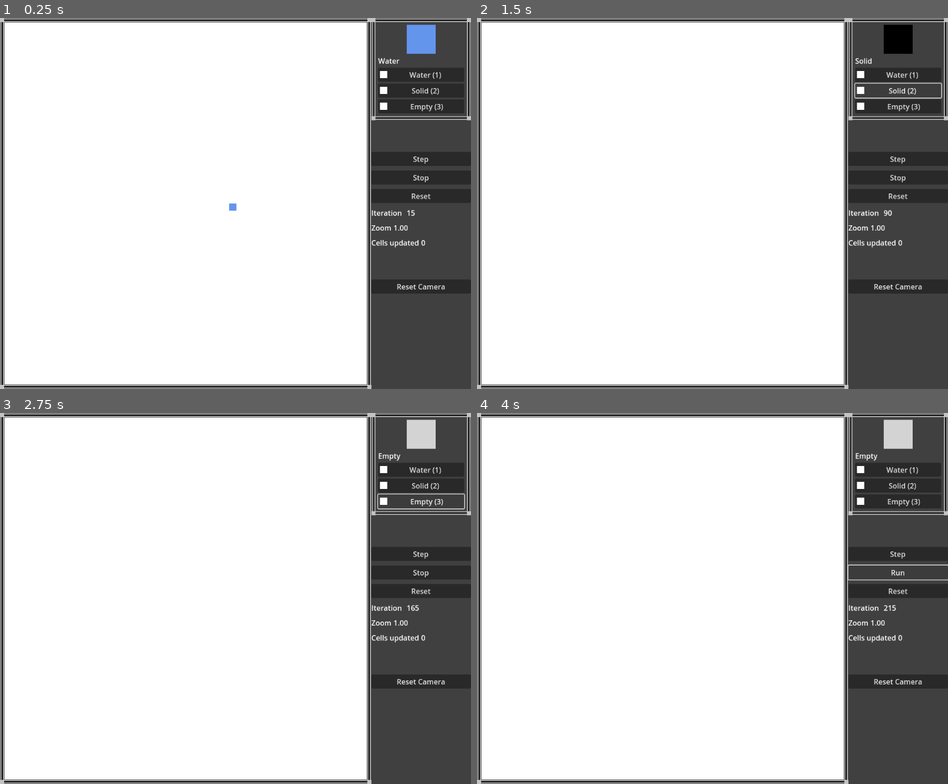
Above: before the commit, frames 1-4 (two rows, left to right).
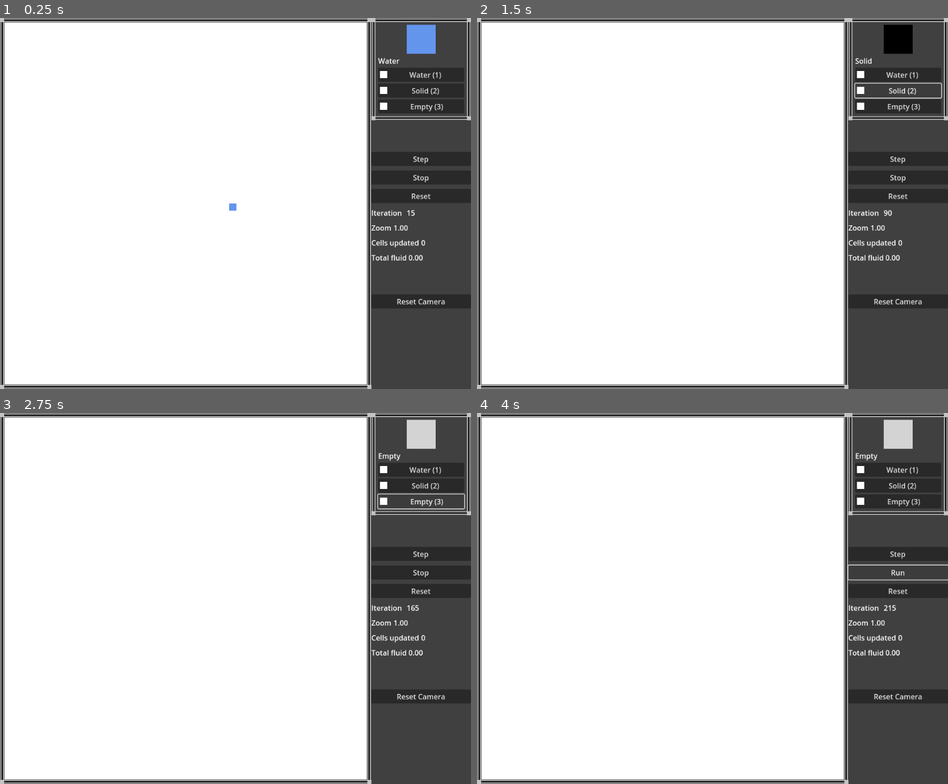
Above: after the commit, the same moments.

Repository: lycilph/GodotCreeper
Game: Godot game, scene res://FluidSimulation/fluid_simulation_node.tscn
Two runs of this game, one before a commit and one after it. Both use one fixed random seed, a clock stepped at 60 frames per second and the inputs below.
Inputs:
- Up to frame 1 (0.25 s): no input
- Up to frame 2 (1.5 s): click "Water (1)" at 0.5 s; click "Solid (2)" at 1.25 s
- Up to frame 3 (2.75 s): click "Empty (3)" at 2 s
- Up to frame 4 (4 s): click "Step" at 2.75 s; click "Stop" at 3.5 s

The runs differ from the first frame. In frame 1, 0.2% of the frame differs, in the area x 78-95%, y 63-78%; in frame 2, 0.2%; in frame 3, 0.2%; in frame 4, 0.2%.

Commit message:
2D Creeper fluid simulation done

Diff:
--- a/TestProject/FluidSimulation/Cell.gd
+++ b/TestProject/FluidSimulation/Cell.gd
@@ -58,3 +58,17 @@
 			flow_direction += 4
 		LEFT:
 			flow_direction += 8
+
+
+func add_fluid(value : float):
+	fluid += value
+	settled = false
+	settle_count = 0
+	unsettle_neighbors()
+
+
+func set_fluid(value : float):
+	fluid = value
+	settled = false
+	settle_count = 0
+	unsettle_neighbors()
--- a/TestProject/FluidSimulation/Grid.gd
+++ b/TestProject/FluidSimulation/Grid.gd
@@ -75,3 +75,10 @@
 
 func get_cell(x : int, y : int):
 	return cells[y*width+x]
+
+
+func get_total_fluid():
+	var total_fluid = 0.0
+	for c in cells:
+		total_fluid += c.fluid
+	return total_fluid
--- a/TestProject/FluidSimulation/cell_renderer.gd
+++ b/TestProject/FluidSimulation/cell_renderer.gd
@@ -69,13 +69,13 @@
 		y = i / grid.width
 		draw_texture_rect_region(arrows, Rect2(x*tile_size,y*tile_size,tile_size,tile_size), Rect2(flow_x*tile_size,flow_y*tile_size,tile_size,tile_size))
 
-#	for i in grid.cells.size():
-#		cell = grid.cells[i]
-#		if (cell.fluid > 0.0 and cell.settled):
-#			x = i % grid.width
-#			y = i / grid.width
-#			pos = Vector2(x*tile_size, y*tile_size)
-#			draw_texture(settled, pos)
+	for i in grid.cells.size():
+		cell = grid.cells[i]
+		if (cell.fluid > 0.0 and cell.settled):
+			x = i % grid.width
+			y = i / grid.width
+			pos = Vector2(x*tile_size, y*tile_size)
+			draw_texture(settled, pos)
 
 	if (zoom_level > 1.5):
 		for i in grid.cells.size():
--- a/TestProject/FluidSimulation/creeper_fluid_simulator.gd
+++ b/TestProject/FluidSimulation/creeper_fluid_simulator.gd
@@ -27,8 +27,11 @@
 				continue
 			if (cell.fluid == 0.0):
 				continue
+			if (cell.settled):
+				continue
 
 			cells_updated += 1
+			var starting = cell.fluid
 			var remaining = cell.fluid
 
 			# Flow down
@@ -42,6 +45,7 @@
 					cell.buffer -= flow
 					cell.down.buffer += flow
 					cell.add_flow(Cell.DOWN)
+					cell.unsettle_neighbors()
 
 			if (remaining < MIN_VALUE):
 				cell.buffer -= remaining
@@ -59,6 +63,7 @@
 					horizontal_flow -= flow
 					cell.buffer -= flow
 					cell.left.buffer += flow
+					cell.left.settled = false
 					cell.add_flow(Cell.LEFT)
 
 			# Flow right
@@ -71,6 +76,7 @@
 					horizontal_flow -= flow
 					cell.buffer -= flow
 					cell.right.buffer += flow
+					cell.right.settled = false
 					cell.add_flow(Cell.RIGHT)
 
 			remaining += horizontal_flow
@@ -88,12 +94,21 @@
 					remaining -= flow
 					cell.buffer -= flow
 					cell.up.buffer += flow
+					cell.up.settled = false
 					cell.add_flow(Cell.UP)
 
 			if (remaining < MIN_VALUE):
 				cell.buffer -= remaining
 				continue
 
+			if (starting == remaining):
+				cell.settle_count += 1
+				if (cell.settle_count >= 10):
+					cell.reset_flow()
+					cell.settled = true
+			else:
+				cell.unsettle_neighbors()
+
 	grid.update(0)
 
 	return cells_updated
--- a/TestProject/FluidSimulation/fluid_simulation_node.gd
+++ b/TestProject/FluidSimulation/fluid_simulation_node.gd
@@ -6,6 +6,7 @@
 @export var iteration_label : Label
 @export var zoom_label : Label
 @export var cells_updated_label : Label
+@export var total_fluid_label : Label
 @export var camera : Camera2D
 
 var grid : Grid
@@ -41,23 +42,23 @@
 		match selection.type:
 			SelectionSprite2D.WATER:
 				cell.type = Cell.TYPE.BLANK
-				cell.fluid = 1
+				cell.set_fluid(1)
 			SelectionSprite2D.SOLID:
 				cell.type = Cell.TYPE.SOLID
+				cell.unsettle_neighbors()
 			SelectionSprite2D.EMPTY:
 				cell.type = Cell.TYPE.BLANK
-				cell.fluid = 0.0
-		cell.unsettle_neighbors()
+				cell.set_fluid(0)
 	if (Input.is_mouse_button_pressed(MOUSE_BUTTON_RIGHT) and selection.visible):
 		var cell = grid.get_cell(x,y)
-		cell.fluid += 1
-		cell.unsettle_neighbors()
+		cell.add_fluid(1)
 
 	if (running):
 		step_simulation()
 
 	iteration_label.text = str(simulator.iteration)
 	zoom_label.text = "%.2f" % camera.zoom.x
+	total_fluid_label.text = "%.2f" % grid.get_total_fluid()
 	renderer.zoom_level = camera.zoom.x
 
 
--- a/TestProject/FluidSimulation/fluid_simulation_node.tscn
+++ b/TestProject/FluidSimulation/fluid_simulation_node.tscn
@@ -8,7 +8,7 @@
 [ext_resource type="Script" path="res://FluidSimulation/Selection.gd" id="6_sdk6k"]
 [ext_resource type="Texture2D" uid="uid://lk8qb0yiwvp6" path="res://Assets/frame.png" id="7_kwvoi"]
 
-[node name="FluidSimulationNode" type="Node2D" node_paths=PackedStringArray("renderer", "selection", "run_button", "iteration_label", "zoom_label", "cells_updated_label", "camera")]
+[node name="FluidSimulationNode" type="Node2D" node_paths=PackedStringArray("renderer", "selection", "run_button", "iteration_label", "zoom_label", "cells_updated_label", "total_fluid_label", "camera")]
 script = ExtResource("1_yf4e0")
 renderer = NodePath("CellRenderer")
 selection = NodePath("Selection")
@@ -16,6 +16,7 @@
 iteration_label = NodePath("SimulationUI/VBoxContainer/HBoxContainer/IterationLabel")
 zoom_label = NodePath("SimulationUI/VBoxContainer/HBoxContainer2/ZoomLabel")
 cells_updated_label = NodePath("SimulationUI/VBoxContainer/HBoxContainer3/CellsUpdatedLabel")
+total_fluid_label = NodePath("SimulationUI/VBoxContainer/HBoxContainer4/TotalFluidLabel")
 camera = NodePath("Camera2D")
 
 [node name="BackgroundContainer" type="MarginContainer" parent="."]
@@ -180,6 +181,17 @@
 layout_mode = 2
 text = "0"
 
+[node name="HBoxContainer4" type="HBoxContainer" parent="SimulationUI/VBoxContainer"]
+layout_mode = 2
+
+[node name="TotalFluidTextLabel" type="Label" parent="SimulationUI/VBoxContainer/HBoxContainer4"]
+layout_mode = 2
+text = "Total fluid"
+
+[node name="TotalFluidLabel" type="Label" parent="SimulationUI/VBoxContainer/HBoxContainer4"]
+layout_mode = 2
+text = "0.0"
+
 [node name="Control2" type="Control" parent="SimulationUI/VBoxContainer"]
 custom_minimum_size = Vector2(0, 50)
 layout_mode = 2
